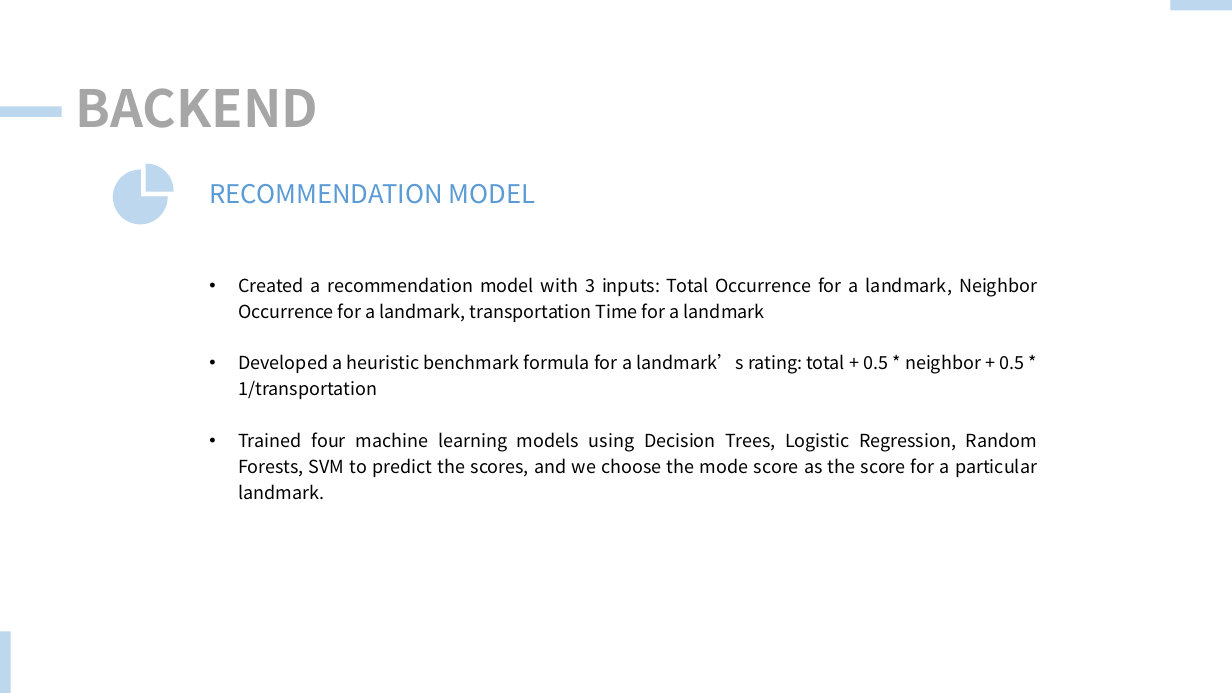
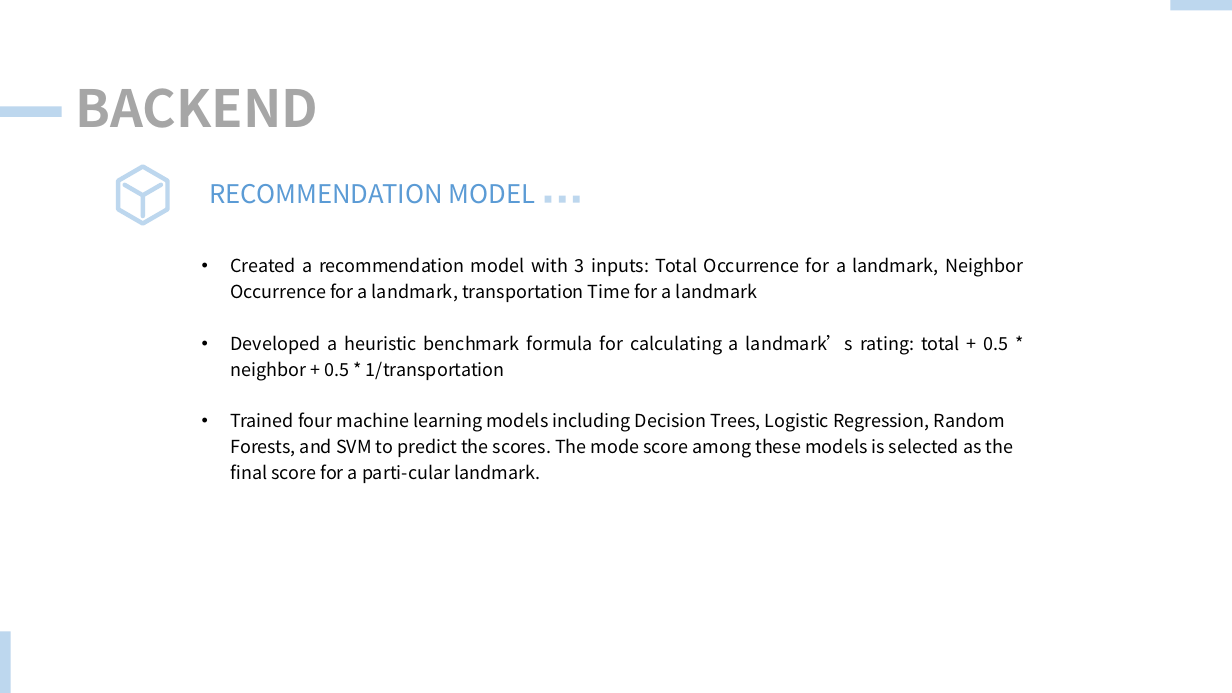
Before and after one commit to 1220780980/TiDB-Hack-Traveling-AI, a slide deck: slide 9 of Presentation.pptx. Drawn at 1232x693 pixels with LibreOffice and Linux fonts; fonts in the diff are those of the drawing. Boxes give left, top, right and bottom in pixels: in the first picture for what was removed or moved away, otherwise in the second. Text is boxed around its words. In the diff, an @@ line names an element or a change of style, - is before the commit and + after.

```diff
--- a/Presentation.pptx
+++ b/Presentation.pptx
@@ freeform shape: place and size @@
-freeform shape at [112,165,174,226]
+freeform shape at [116,165,170,226]
@@ freeform shape at [116,165,170,226]: outline #BDD7EE 1 pt to none @@
@@ rectangle added at [544,196,551,202], fill #BDD7EE @@
@@ rectangle added at [559,196,566,202], fill #BDD7EE @@
@@ rectangle added at [573,196,579,202], fill #BDD7EE @@
@@ text "Created a recommendation model with ...": place and size @@
-text "Created a recommendation model with ..." at [238,277,1037,500]
+text "Created a recommendation model with ..." at [230,257,1023,483]
@@ text at [230,335,1014,483]: text changed @@
-• Developed a heuristic benchmark formula for a landmark’s rating: total + 0.5 * neighbor + 0.5 * 1/transportation
-• Trained four machine learning models using Decision Trees, Logistic Regression, Random Forests, SVM to predict the scores, and we choose the mode score as the score for a particular landmark.
+• Developed a heuristic benchmark formula for calculating a landmark’s rating: total + 0.5 * neighbor + 0.5 * 1/transportation
+• Trained four machine learning models including Decision Trees, Logistic Regression, Random Forests, and SVM to predict the scores. The mode score among these models is selected as the final score for a parti-cular landmark.
```
Also in this commit, not shown: 10 other slides changed, 7 other files.
